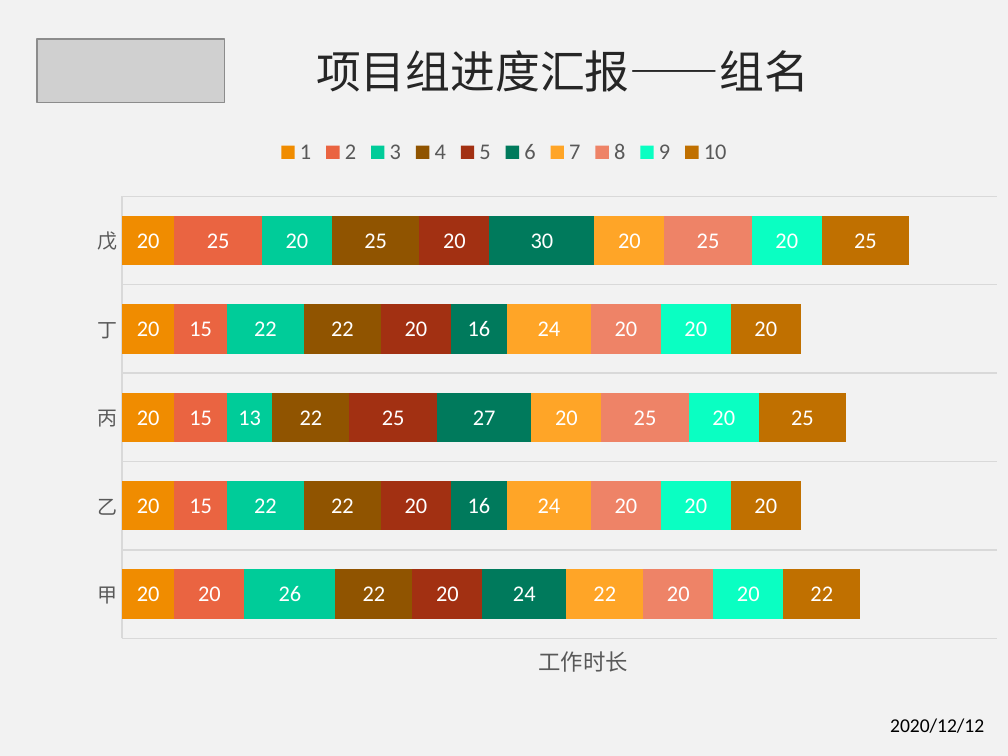
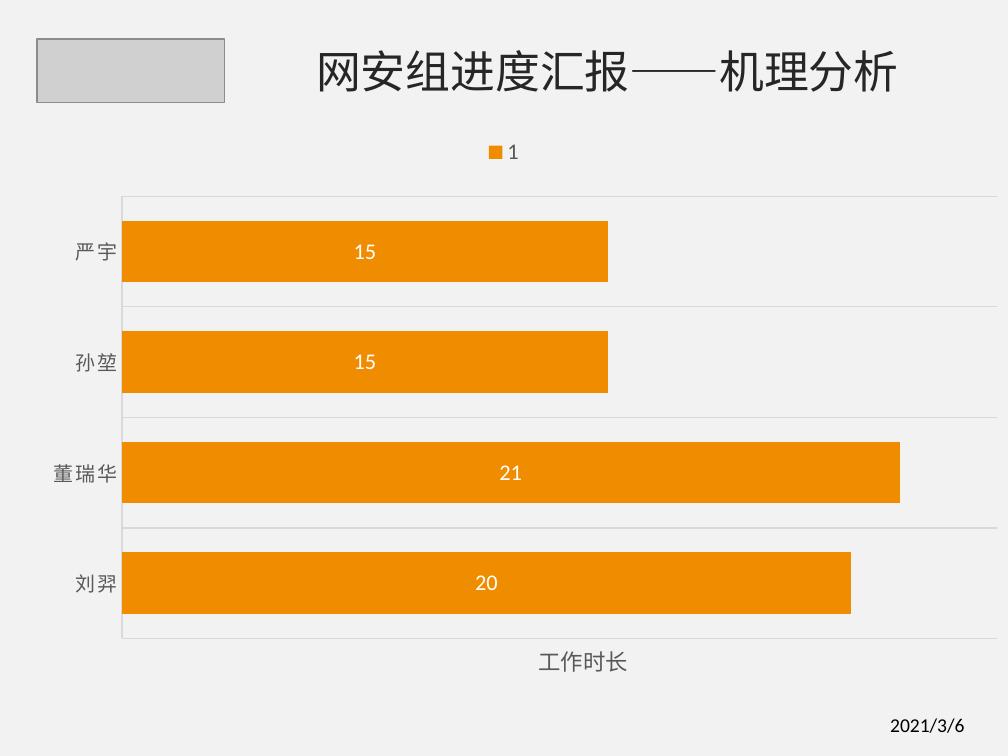
Before and after one commit to 144026/Templates, a slide deck: slide 8 of ppt/Dian/项目组进度汇报ppt模板更新-2020-12-12.pptx (slide 7 before the commit). Drawn at 1008x756 pixels with LibreOffice and Linux fonts; fonts in the diff are those of the drawing; grey boxes stand for pictures. Boxes give left, top, right and bottom in pixels: in the first picture for what was removed or moved away, otherwise in the second. Text is boxed around its words. In the diff, an @@ line names an element or a change of style, - is before the commit and + after.

```diff
--- a/ppt/Dian/项目组进度汇报ppt模板更新-2020-12-12.pptx
+++ b/ppt/Dian/项目组进度汇报ppt模板更新-2020-12-12.pptx
@@ text at (316, 50, 899, 92): text changed @@
-项目组进度汇报——组名
+网安组进度汇报——机理分析
@@ bar stacked chart at (0, 124, 1008, 738) @@
-categories: 甲, 乙, 丙, 丁, 戊
+categories: 刘羿, 董瑞华, 孙堃, 严宇
-1: 20, 20, 20, 20, 20
+1: 20, 21, 15, 15
@@ data labels of 1 changed @@
-2: 20, 15, 15, 15, 25
-3: 26, 22, 13, 22, 20
-4: 22, 22, 22, 22, 25
-5: 20, 20, 25, 20, 20
-6: 24, 16, 27, 16, 30
-7: 22, 24, 20, 24, 20
-8: 20, 20, 25, 20, 25
-9: 20, 20, 20, 20, 20
-10: 22, 20, 25, 20, 25
@@ legend changed @@
@@ category axis changed @@
@@ text at (890, 718, 964, 733): text changed @@
-2020/12/12
+2021/3/6
```
Also in this commit, not shown: 6 other slides changed, 1 slide added.
